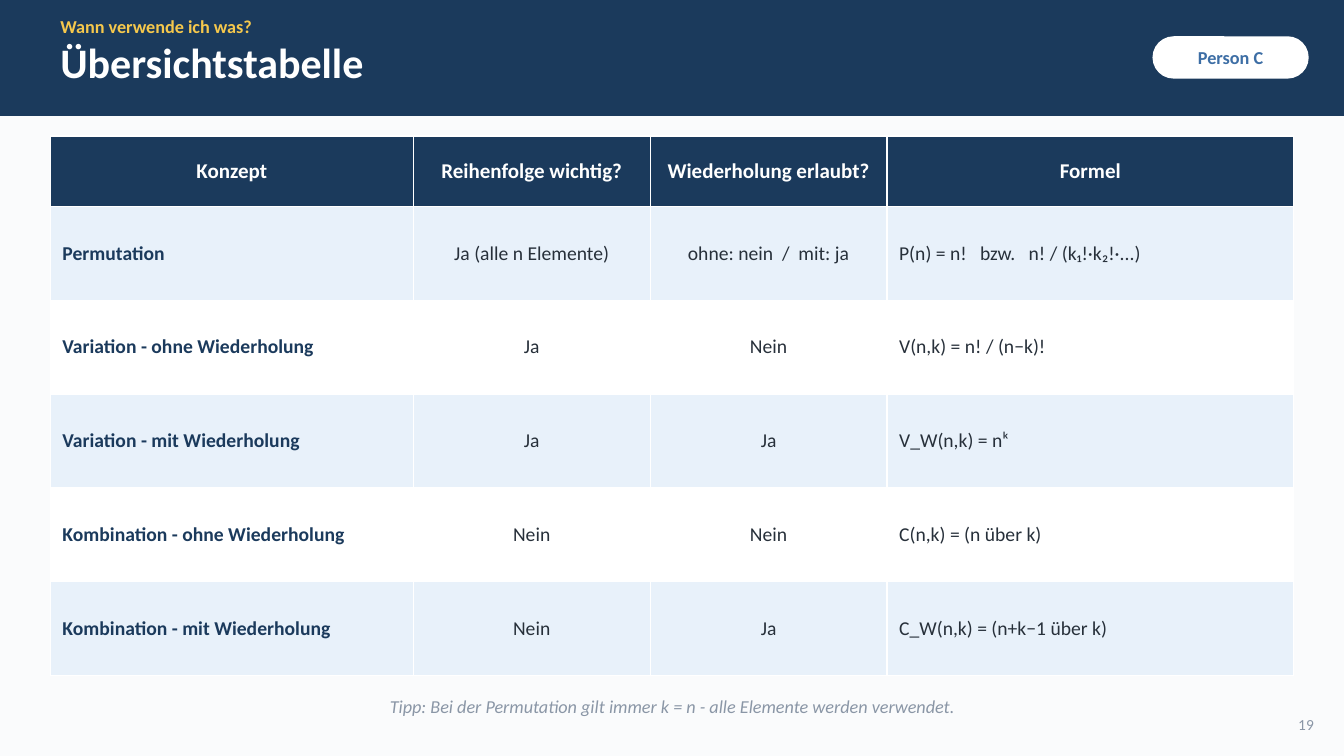
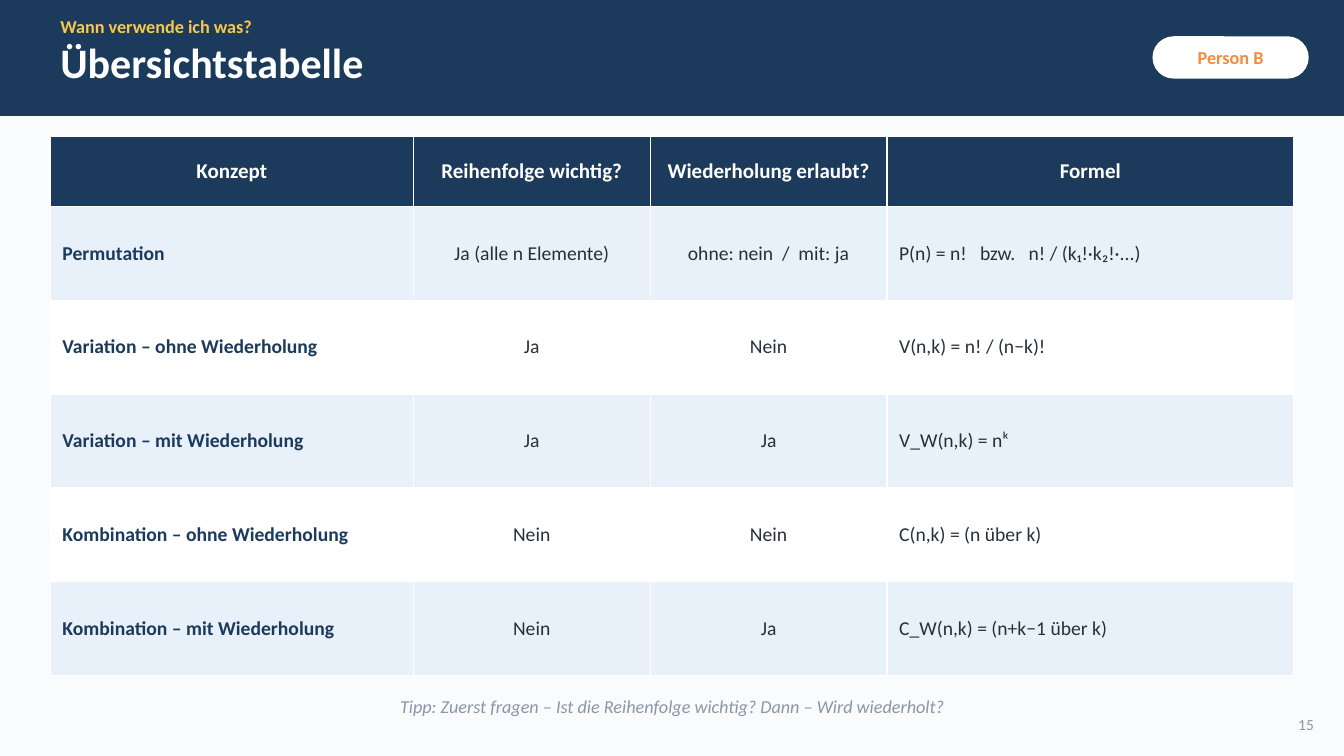
Before and after one commit to simonschick240308-hash/stuff4staff-upgrade, a slide deck: slide 15 of kombinatorik-praesentation/kombinatorik_praesentation.pptx (slide 19 before the commit). Drawn at 1344x756 pixels with LibreOffice and Linux fonts; fonts in the diff are those of the drawing. Boxes give left, top, right and bottom in pixels: in the first picture for what was removed or moved away, otherwise in the second. Text is boxed around its words. In the diff, an @@ line names an element or a change of style, - is before the commit and + after.

```diff
--- a/kombinatorik-praesentation/kombinatorik_praesentation.pptx
+++ b/kombinatorik-praesentation/kombinatorik_praesentation.pptx
@@ text in rounded rectangle at [1198,52,1263,64]: text changed; text colour #3D6EA5 to #F28C3C @@
-Person C
+Person B
@@ table at [50,136,1294,676] @@
-row 3, column 1: Variation - ohne Wiederholung
+row 3, column 1: Variation – ohne Wiederholung
-row 4, column 1: Variation - mit Wiederholung
+row 4, column 1: Variation – mit Wiederholung
-row 5, column 1: Kombination - ohne Wiederholung
+row 5, column 1: Kombination – ohne Wiederholung
-row 6, column 1: Kombination - mit Wiederholung
+row 6, column 1: Kombination – mit Wiederholung
@@ text at [400,700,944,716]: text changed @@
-Tipp: Bei der Permutation gilt immer k = n - alle Elemente werden verwendet.
+Tipp: Zuerst fragen – Ist die Reihenfolge wichtig? Dann – Wird wiederholt?
@@ text at [1298,720,1314,730]: text changed @@
-19
+15
```
Also in this commit, not shown: 8 other slides changed, 7 slides added, 11 slides removed, 5 other files.
